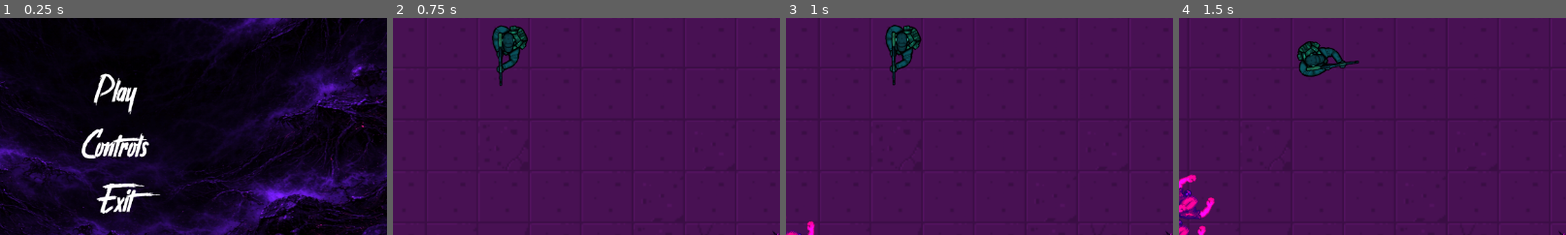
Above: before the commit, frames 1-4 (left to right).
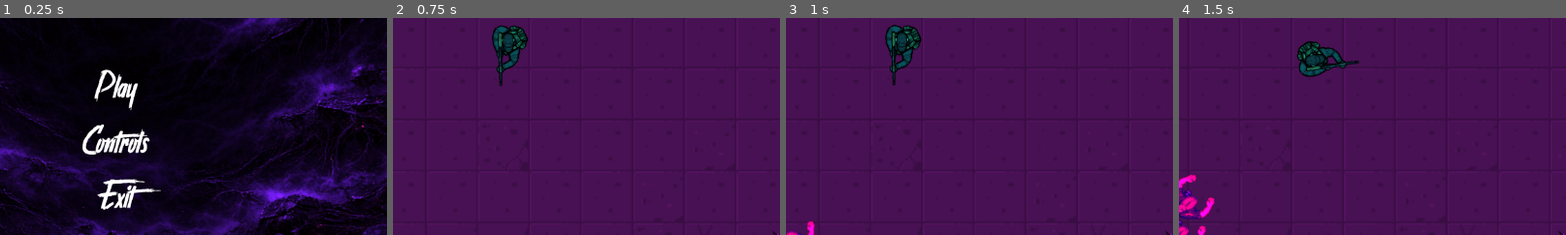
Above: after the commit, the same moments.

Repository: ayaanyousaf/plagued-abyss
Game: Godot game, scene res://scenes/Main.tscn
Same seed, same stepped clock (60 frames per second), same inputs: the game is played once before the commit and once after it. Sound files missing from this copy of the repository are replaced by a short silence.
Inputs (mouse positions are % of the whole screen's width and height, from its top left):
- Up to frame 1 (0.25 s): no input
- Up to frame 2 (0.75 s): click "Play" at 0.5 s
- Up to frame 3 (1 s): no input
- Up to frame 4 (1.5 s): tap Enter (continue) at 1.25 s; move the mouse to (72, 45) at 1.27 s; hold D (move_right) from 1.28 s (still down); hold Enter (continue) from 1.28 s (still down)
The pictures show only the part of the screen within x 35-85%, y 41-91%; the shares and areas given below are measured in that part.

The runs differ from the first frame. In frame 1, 3.3% of the frame differs, in the area x 21-42%, y 23-91%; in frame 2, nothing differs; in frame 3, nothing differs; in frame 4, nothing differs.

Commit message:
additional menu UI polish and score reset bug fix

Diff:
--- a/scenes/Main.tscn
+++ b/scenes/Main.tscn
@@ -2,10 +2,10 @@
 
 [ext_resource type="Script" uid="uid://bfbkqg2lysug5" path="res://scripts/main.gd" id="1_nxtc6"]
 [ext_resource type="PackedScene" uid="uid://dhcc34md8r576" path="res://scenes/World.tscn" id="2_c01mt"]
-[ext_resource type="FontFile" path="res://assets/bloodcrow.ttf" id="4_c01mt"]
 [ext_resource type="FontFile" uid="uid://djc2tq84u7bsl" path="res://assets/fonts/bloodcrow.ttf" id="4_lhr70"]
 [ext_resource type="Texture2D" uid="uid://c5ng15w00x74o" path="res://assets/Background.png" id="4_rarhs"]
 [ext_resource type="FontFile" uid="uid://foqajksevsey" path="res://assets/fonts/Stranger back in the Night.ttf" id="5_wp0k4"]
+[ext_resource type="FontFile" uid="uid://dvw5ocmoil4p4" path="res://assets/fonts/BebasNeue-Regular.ttf" id="7_bjd11"]
 [ext_resource type="Texture2D" uid="uid://c60ww0xck36xv" path="res://assets/UI_Frame.png" id="7_jlsqs"]
 [ext_resource type="Texture2D" uid="uid://b827me0hi5tcw" path="res://assets/x_button.png" id="8_jlsqs"]
 [ext_resource type="FontFile" uid="uid://bnukulmqy6kyv" path="res://assets/fonts/wave_font.ttf" id="9_lhr70"]
@@ -31,8 +31,9 @@
 corner_radius_top_right = 30
 corner_radius_bottom_right = 30
 corner_radius_bottom_left = 30
-shadow_color = Color(0.101960786, 0.10980392, 1, 0.6)
+shadow_color = Color(0.79607844, 0.36078432, 1, 1)
 shadow_size = 18
+shadow_offset = Vector2(4, 2)
 
 [sub_resource type="StyleBoxFlat" id="StyleBoxFlat_jlsqs"]
 shadow_color = Color(0, 0.9019608, 0.92941177, 0.6)
@@ -68,7 +69,6 @@
 [node name="UI" type="CanvasLayer" parent="."]
 
 [node name="Menu" type="Control" parent="UI"]
-visible = false
 layout_mode = 3
 anchors_preset = 15
 anchor_right = 1.0
@@ -113,10 +113,10 @@
 anchor_top = 1.0
 anchor_right = 0.5
 anchor_bottom = 1.0
-offset_left = -112.0
-offset_top = -312.0
-offset_right = 112.0
-offset_bottom = -68.0
+offset_left = -76.5
+offset_top = -318.0
+offset_right = 76.5
+offset_bottom = -74.0
 grow_horizontal = 2
 grow_vertical = 0
 theme_override_constants/separation = 2
@@ -125,6 +125,7 @@
 [node name="Play" type="Button" parent="UI/Menu/VBoxContainer"]
 layout_mode = 2
 theme_override_colors/font_color = Color(1, 1, 1, 1)
+theme_override_colors/font_hover_color = Color(0.79646385, 0.36023706, 1, 1)
 theme_override_fonts/font = ExtResource("5_wp0k4")
 theme_override_font_sizes/font_size = 80
 theme_override_styles/normal = SubResource("StyleBoxEmpty_nxtc6")
@@ -133,6 +134,7 @@
 [node name="Controls" type="Button" parent="UI/Menu/VBoxContainer"]
 layout_mode = 2
 theme_override_colors/font_color = Color(1, 1, 1, 1)
+theme_override_colors/font_hover_color = Color(0.79607844, 0.36078432, 1, 1)
 theme_override_fonts/font = ExtResource("5_wp0k4")
 theme_override_font_sizes/font_size = 80
 theme_override_styles/normal = SubResource("StyleBoxEmpty_jlsqs")
@@ -141,6 +143,7 @@
 [node name="Exit" type="Button" parent="UI/Menu/VBoxContainer"]
 layout_mode = 2
 theme_override_colors/font_color = Color(1, 1, 1, 1)
+theme_override_colors/font_hover_color = Color(0.79607844, 0.36078432, 1, 1)
 theme_override_fonts/font = ExtResource("5_wp0k4")
 theme_override_font_sizes/font_size = 80
 theme_override_styles/normal = SubResource("StyleBoxEmpty_c01mt")
@@ -177,7 +180,7 @@
 offset_bottom = 1054.0
 scale = Vector2(0.1, 0.1)
 theme_override_colors/icon_normal_color = Color(1, 1, 1, 0.99215686)
-theme_override_colors/icon_hover_color = Color(0.74138474, 0.7413847, 0.74138457, 1)
+theme_override_colors/icon_hover_color = Color(0.79607844, 0.36078432, 1, 1)
 theme_override_icons/icon = ExtResource("8_jlsqs")
 theme_override_styles/hover = SubResource("StyleBoxFlat_jlsqs")
 icon = ExtResource("8_jlsqs")
@@ -193,7 +196,7 @@
 offset_right = 108.5
 offset_bottom = 127.0
 grow_horizontal = 2
-theme_override_fonts/font = ExtResource("4_c01mt")
+theme_override_fonts/font = ExtResource("7_bjd11")
 theme_override_font_sizes/font_size = 60
 text = "Controls"
 
@@ -213,19 +216,19 @@
 
 [node name="Movement" type="Label" parent="UI/Menu/ControlsOverlay/VBoxContainer"]
 layout_mode = 2
-theme_override_fonts/font = ExtResource("4_c01mt")
+theme_override_fonts/font = ExtResource("7_bjd11")
 theme_override_font_sizes/font_size = 48
 text = "WASD - Move"
 
 [node name="Shoot" type="Label" parent="UI/Menu/ControlsOverlay/VBoxContainer"]
 layout_mode = 2
-theme_override_fonts/font = ExtResource("4_c01mt")
+theme_override_fonts/font = ExtResource("7_bjd11")
 theme_override_font_sizes/font_size = 48
 text = "Left Click - Shoot"
 
 [node name="Interact" type="Label" parent="UI/Menu/ControlsOverlay/VBoxContainer"]
 layout_mode = 2
-theme_override_fonts/font = ExtResource("4_c01mt")
+theme_override_fonts/font = ExtResource("7_bjd11")
 theme_override_font_sizes/font_size = 48
 text = "F - Interact"
 
--- a/scenes/UpgradePortal.tscn
+++ b/scenes/UpgradePortal.tscn
@@ -200,7 +200,7 @@
 sprite_frames = SubResource("SpriteFrames_xtx5f")
 animation = &"Glow"
 autoplay = "Glow"
-frame_progress = 0.5354877
+frame_progress = 0.08734444
 metadata/_edit_lock_ = true
 
 [node name="HoldTimer" type="Timer" parent="."]
--- a/scripts/main.gd
+++ b/scripts/main.gd
@@ -62,6 +62,8 @@
 func clear_world() -> void:
 	print("WORLD CLEARED")
 
+	score_label.text = "0"
+
 	hp_bar.max_value = 3
 	hp_bar.value = 3
 
